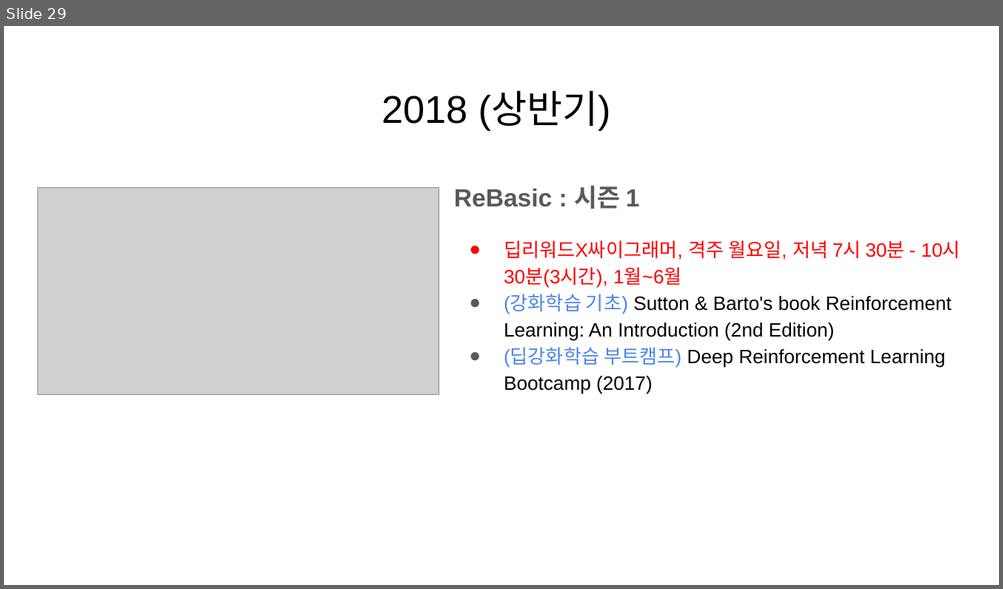
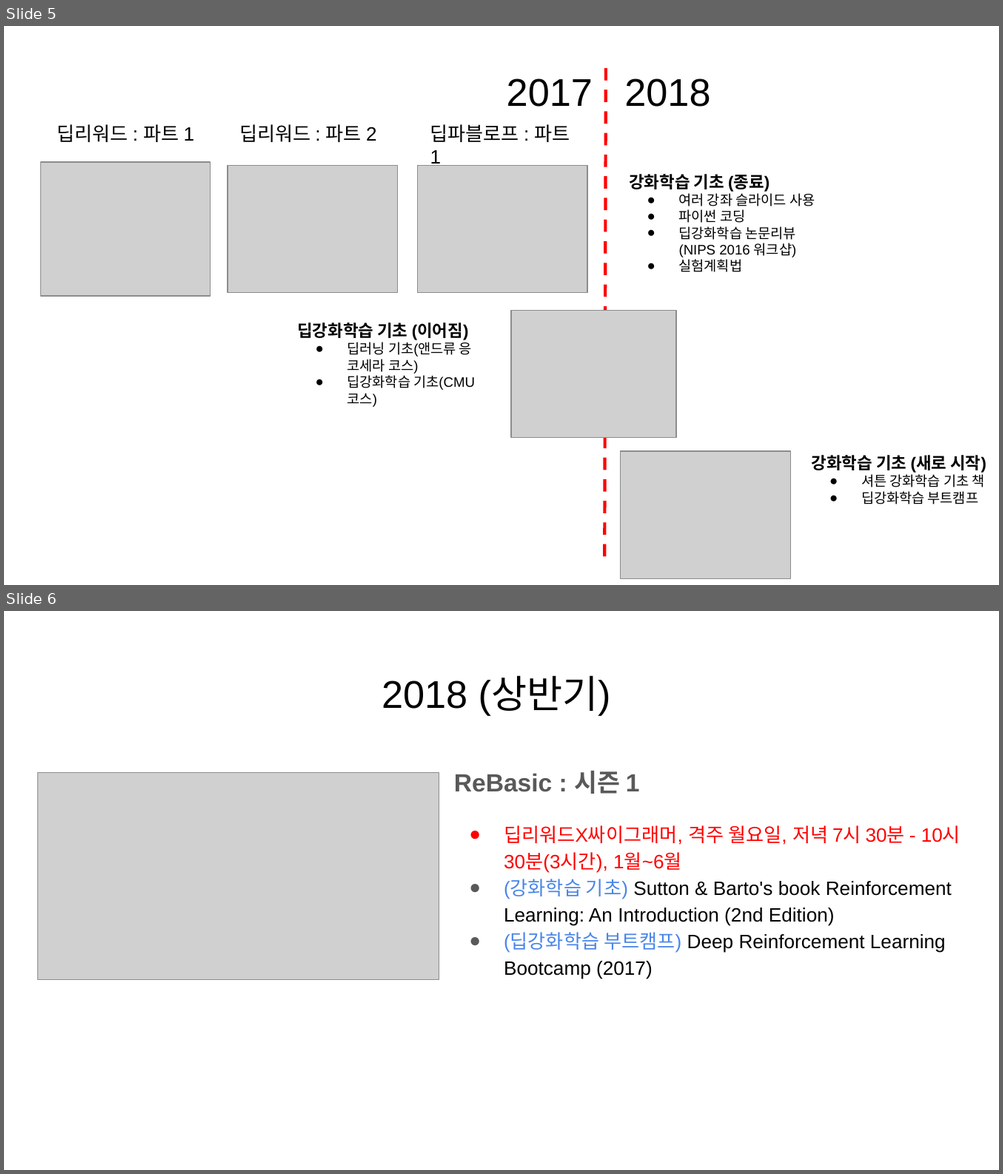
Before and after one commit to KaggleBreak/studybreak, a slide deck: 2017/presentation/study/딥리워드_소개_스터디뽀개기2017.pptx. Shown one above the other, each under a label of ours: slide 29 before the commit, slides 5 and 6 after it. The pictures are 1003x589 and 1003x1174 pixels, drawn with LibreOffice and Linux fonts; fonts in the diff are those of the drawing; grey boxes stand for pictures. Boxes give left, top, right and bottom in pixels: in the first picture for what was removed or moved away, otherwise in the second. Text is boxed around its words. In the diff, an @@ line names an element or a change of style, - is before the commit and + after.

```diff
--- a/2017/presentation/study/딥리워드_소개_스터디뽀개기2017.pptx
+++ b/2017/presentation/study/딥리워드_소개_스터디뽀개기2017.pptx
@@ slide 5 added at (x1=4, y1=26, x2=999, y2=585), background #FFFFFF @@
@@ line added from (606, 67) to (605, 565), #FF0000 2.25 pt dashed @@
@@ title added at (x1=506, y1=79, x2=710, y2=107), 28 pt, text #000000 @@
+2017 2018
@@ text added at (x1=57, y1=124, x2=195, y2=142), 14 pt, text #000000 @@
+딥리워드 : 파트 1
@@ text added at (x1=239, y1=124, x2=377, y2=142), 14 pt, text #000000 @@
+딥리워드 : 파트 2
@@ text added at (x1=430, y1=124, x2=570, y2=168), 14 pt, text #000000 @@
+딥파블로프 : 파트 1
@@ picture added at (x1=41, y1=162, x2=211, y2=297) @@
@@ picture added at (x1=227, y1=165, x2=398, y2=292) @@
@@ picture added at (x1=417, y1=165, x2=587, y2=292) @@
@@ text added at (x1=629, y1=174, x2=814, y2=272), 10 pt, text #000000 @@
+강화학습 기초 (종료)
+● 여러 강좌 슬라이드 사용
+● 파이썬 코딩
+● 딥강화학습 논문리뷰 (NIPS 2016 워크샵)
+● 실험계획법
@@ picture added at (x1=511, y1=310, x2=677, y2=437) @@
@@ text added at (x1=297, y1=323, x2=475, y2=407), 10 pt, text #000000 @@
+딥강화학습 기초 (이어짐)
+● 딥러닝 기초(앤드류 응 코세라 코스)
+● 딥강화학습 기초(CMU 코스)
@@ picture added at (x1=620, y1=452, x2=791, y2=579) @@
@@ text added at (x1=811, y1=455, x2=986, y2=505), 10 pt, text #000000 @@
+강화학습 기초 (새로 시작)
+● 셔튼 강화학습 기초 책
+● 딥강화학습 부트캠프
@@ what was slide 29 is now slide 6 @@
```
Also in this commit, not shown: 1 slide changed, 1 other slide added, 27 slides removed, 1 other file.
